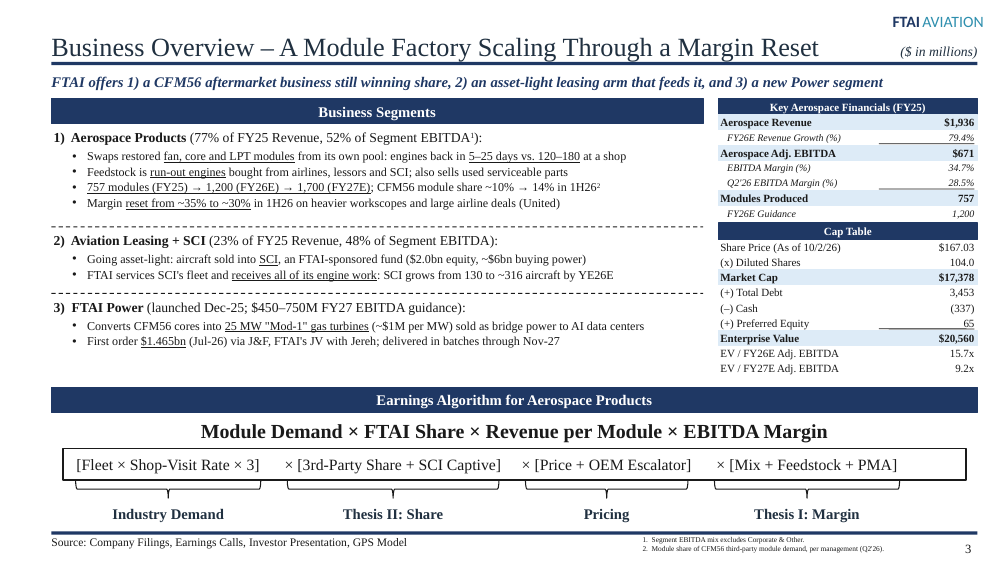
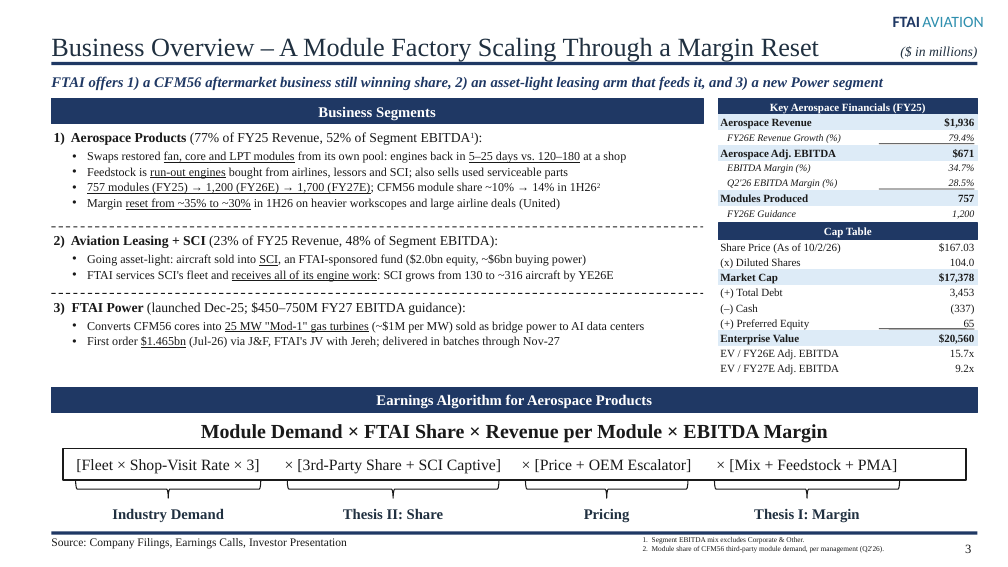
Before and after one commit to maxlsmls-dot/SPOT, a slide deck: slide 3 of ftai_pitch/FTAI_Long_Pitch.pptx. Drawn at 1008x567 pixels with LibreOffice and Linux fonts; fonts in the diff are those of the drawing. Boxes give left, top, right and bottom in pixels: in the first picture for what was removed or moved away, otherwise in the second. Text is boxed around its words. In the diff, an @@ line names an element or a change of style, - is before the commit and + after.

```diff
--- a/ftai_pitch/FTAI_Long_Pitch.pptx
+++ b/ftai_pitch/FTAI_Long_Pitch.pptx
@@ text at [51,538,347,549]: text changed @@
-Source: Company Filings, Earnings Calls, Investor Presentation, GPS Model
+Source: Company Filings, Earnings Calls, Investor Presentation
```
Also in this commit, not shown: 11 other slides changed, 12 other files.
